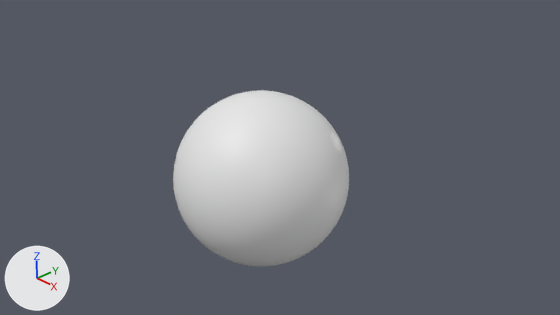
What one commit did to the Blender file BlenderProjects/BowlingBall/BowlingBall.blend.
Both versions are drawn from the file's camera 'Camera'. Arrows for +X, +Y and +Z are at lower left; the lights stay in place.
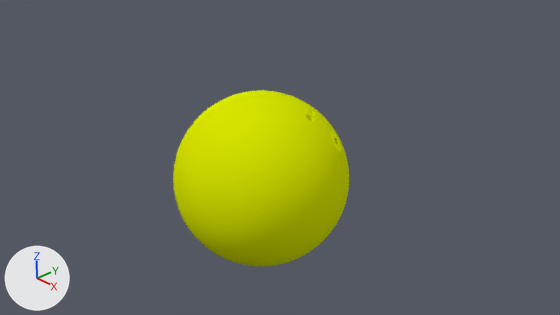
The newer file is also rescaled (x0.415) as a whole; pictures and numbers use the older file's frame.

Edits to the bpy script that builds the scene:
```text
Add mat_bowlingball:
    mat_bowlingball = diffuse_material('BowlingBall')
    mat_bowlingball.base_color = (0.692, 0.8, 0.000165)  # yellow #d9e701
Change me_icosphere:
    used by ob_icosphere; location = (0.0, 0.0, 0.0); scale = (1.6, 1.6, 1.6)
    remove me_icosphere.from_pydata(...)  # 2688 vertices, 5192 faces; spans x -1.0..1.0, y -1.0..1.0, z -1.0..1.0
    add me_icosphere.from_pydata(...)  # 2904 vertices, 5408 faces; spans x -1.0..1.0, y -1.0..1.0, z -1.0..1.0
    me_icosphere part 1: 27 vertices removed from x 0.41..0.72, y 0.27..0.54, z 0.49..0.82; 243 vertices added at x -0.02..0.55, y -0.03..0.44, z -0.01..0.84
    me_icosphere part 2: 5150 faces spanning x -1.0..1.0, y -1.0..1.0, z -1.0..1.0 switch from no material to mat_bowlingball (yellow #d9e701)
```

Pixel boxes [x1, y1, x2, y2] of what changed, in the pictures (560 x 315 px):
part 1 of me_icosphere, built on
    both: [306, 109, 339, 145]
part 2 of me_icosphere, recoloured (white to yellow)
    both: [173, 90, 349, 266]
